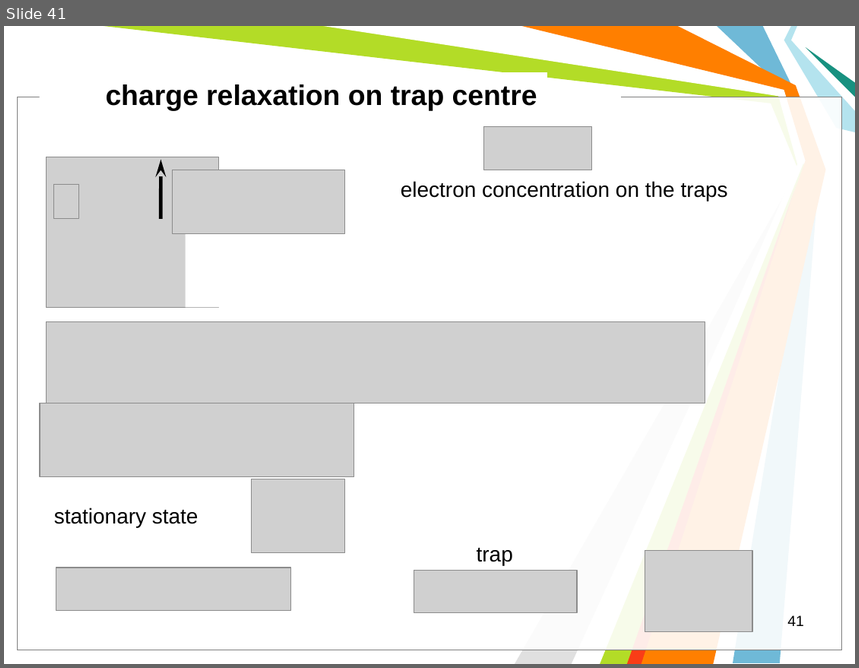
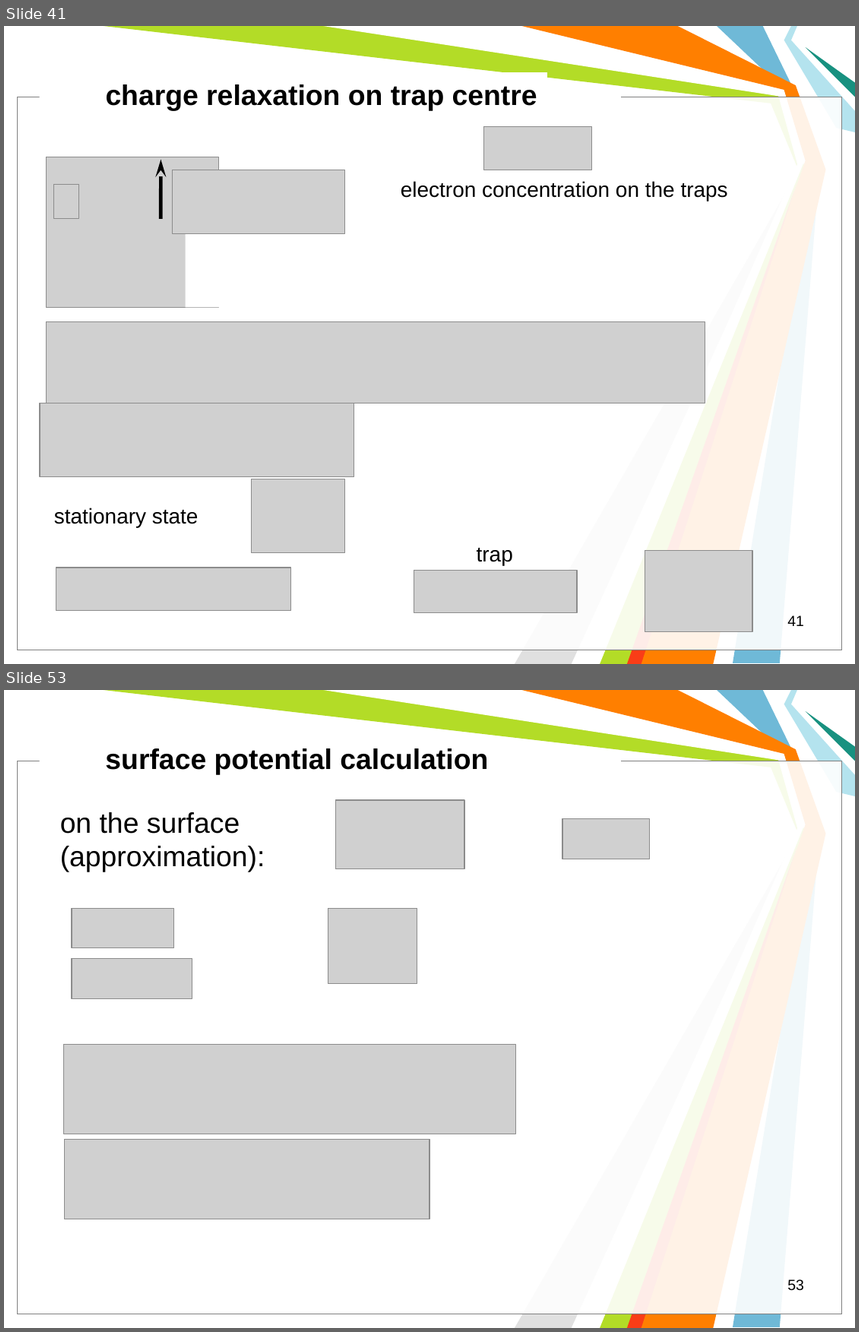
Before and after one commit to l432/NMK, a slide deck: Lecture/Photovoltaics/Photovoltaics2.ppt. Shown one above the other, each under a label of ours: slide 41 before the commit, slides 41 and 53 after it; the slides between them are not shown. The pictures are 859x668 and 859x1332 pixels, drawn with LibreOffice and Linux fonts; fonts in the diff are those of the drawing; grey boxes stand for pictures; background and template pictures are left out. Boxes give left, top, right and bottom in pixels: in the first picture for what was removed or moved away, otherwise in the second. Text is boxed around its words. In the diff, an @@ line names an element or a change of style, - is before the commit and + after.

```diff
--- a/Lecture/Photovoltaics/Photovoltaics2.ppt
+++ b/Lecture/Photovoltaics/Photovoltaics2.ppt
@@ slide 53 added at (x1=4, y1=690, x2=855, y2=1328), background #FFFFFF; not listed: 11 template elements that a slide beside it also shows @@
@@ text added at (x1=105, y1=749, x2=488, y2=774), 24 pt, text #000000, bold @@
+surface potential calculation
@@ picture added at (x1=335, y1=801, x2=465, y2=869) @@
@@ text added at (x1=60, y1=812, x2=265, y2=872), 24 pt, text #000000 @@
+on the surface (approximation):
@@ picture added at (x1=563, y1=818, x2=649, y2=859) @@
@@ picture added at (x1=72, y1=908, x2=174, y2=948) @@
@@ picture added at (x1=329, y1=908, x2=417, y2=983) @@
@@ picture added at (x1=72, y1=959, x2=192, y2=999) @@
@@ picture added at (x1=63, y1=1045, x2=515, y2=1135) @@
@@ picture added at (x1=65, y1=1139, x2=430, y2=1220) @@
@@ page number added at (x1=788, y1=1280, x2=804, y2=1291), 12.5 pt, text #000000 @@
+53
```
Also in this commit, not shown: 13 other slides added, 1 slide removed.
